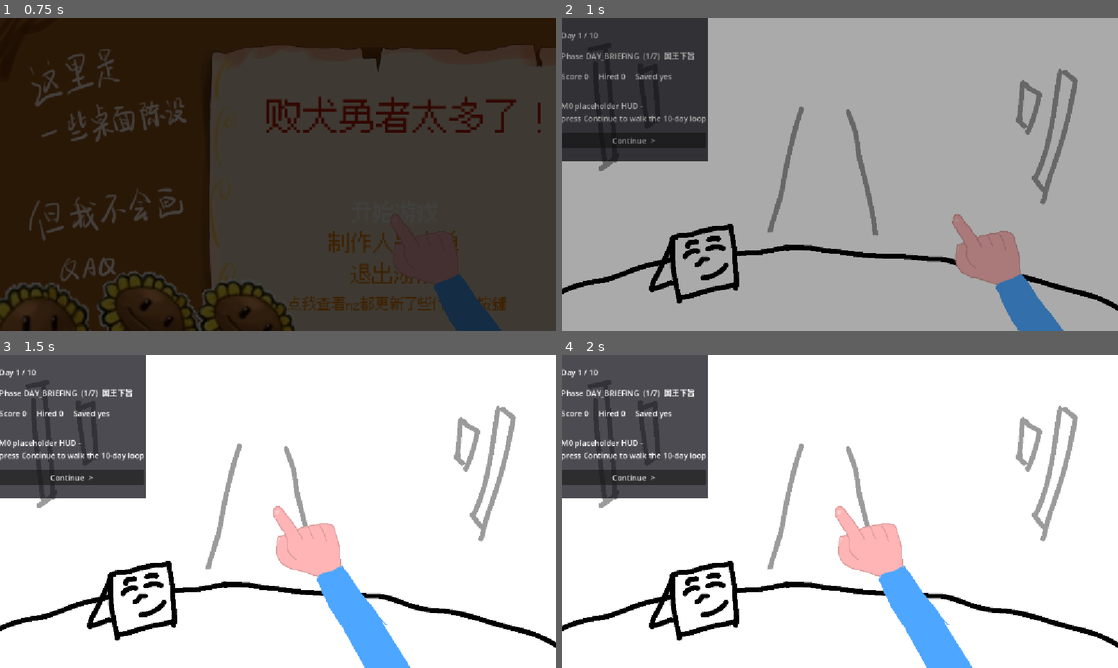
Above: before the commit, frames 1-4 (two rows, left to right).
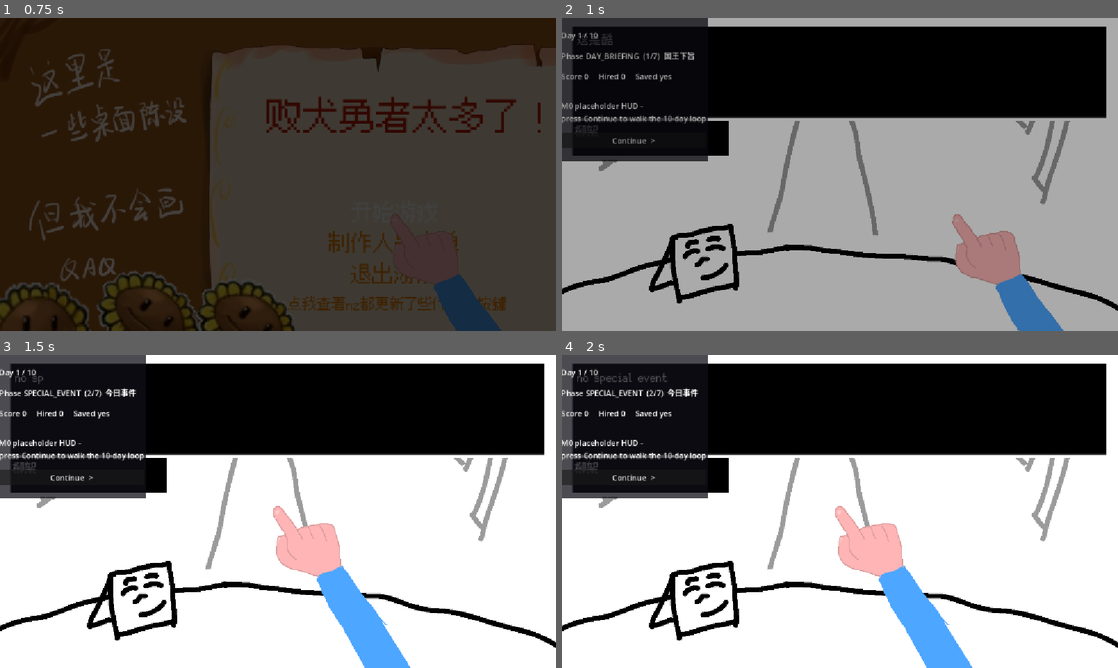
Above: after the commit, the same moments.

Repository: Dilute-l/projectYuusha
Game: Godot game, scene res://scenes/menu/main_menu.tscn
The game is run twice, just before and just after one commit, with the same random seed, the same clock (stepped at 60 frames per second) and the same inputs.
Inputs (mouse positions are in pixels of both pictures, inside the frame that each line leads up to):
- Up to frame 1 (0.75 s): click "开始游戏" at 0.5 s
- Up to frame 2 (1 s): no input
- Up to frame 3 (1.5 s): click (278, 511) at 1.25 s
- Up to frame 4 (2 s): no input

Frame 1 is identical in both runs. In frame 2, 29% of the frame differs, in the area x 2-98%, y 2-44%; in frame 3, 31%, in the area x 1-98%, y 2-46%; in frame 4, 31%.

Commit message:
每日阶段12现在与对话框相连接并且会在剧情结束后自动跳转到下一阶段

Diff:
--- a/autoload/event_bus.gd
+++ b/autoload/event_bus.gd
@@ -19,6 +19,9 @@
 
 ## 每日流程阶段切换，取值对应 DayPhase.Phase
 signal day_phase_changed(phase: int)
+
+## 每日流程**进入**某个阶段。
+signal day_phase_entered(phase: int)
 
 ## 打开某位候选人的简历
 signal candidate_opened(candidate_id: StringName)
--- a/data/dialogue.json
+++ b/data/dialogue.json
@@ -45,5 +45,17 @@
 	{ "speaker_name": "腻子", "text": "那几个向日葵撇到了左下角。 坐下吧你们" },
 	{ "speaker_name": "腻子", "text": "然后还找了个字体， 其实本来想用以撒那个字体， 但是没找到资源" },
 	{ "speaker_name": "腻子", "sound": "su", "text": "好累喵（鼠掉）" }
-  ]
+  ],
+"day1_briefing":[
+	{ "speaker_name": "柳絮", "text": "这是酷炫占位符" }
+  ],
+"day-1_briefing":[
+	{ "speaker_name": "柳絮", "text": "这是酷炫占位符\nif you see this means something goes wrong" }
+  ],
+"day1_spevent":[
+	{ "speaker_name": "柳絮", "text": "no special event yet" }
+  ],
+"day-1_spevent":[
+	{ "speaker_name": "柳絮", "text": "no special event yet\nif you see this means something goes wrong" }
+  ],
 }
--- a/scenes/common/dialoguer.gd
+++ b/scenes/common/dialoguer.gd
@@ -1,3 +1,4 @@
+class_name Dialoguer
 extends Control
 
 ## Dialoguer —— 对话框容器，负责把场景内部的零件接起来，并处理「点击推进」。
@@ -23,18 +24,17 @@
 signal dialogue_ended
 
 ## 正文 Label（挂 typer.gd）
-@onready var typer: Label = get_node_or_null("Dialogue") as Label
+@onready var typer: Typer = get_node_or_null("Dialogue") as Typer
 
 ## 说话人 Label
 @onready var name_label: Label = get_node_or_null("Name") as Label
 
 
 func _ready() -> void:
+	# typer 的类型是 Typer —— 节点没挂 typer.gd 时这个 as 转换就会失败变成 null，
+	# 所以「脚本挂错了」运行期也能被这一句拦下（编译期则由类型本身保证）。
 	if typer == null:
-		push_error("[Dialoguer] 找不到 Dialogue 节点（正文 Label）")
-		return
-	if typer.get_script() == null or not typer.has_method("set_speaker_label"):
-		push_error("[Dialoguer] Dialogue 节点没有挂 typer.gd，逐字显示不可用")
+		push_error("[Dialoguer] 找不到 Dialogue 节点，或它没有挂 typer.gd（正文 Label）")
 		return
 	# 把说话人 Label 交给 typer：每行开始时它会按 speaker_name 自动刷新
 	typer.set_speaker_label(name_label)
--- a/scenes/common/typer.gd
+++ b/scenes/common/typer.gd
@@ -1,3 +1,4 @@
+class_name Typer
 extends Label
 
 ## Typer —— 打字机：按 id 从 JSON 读取对话，以**固定间隔逐字**显示在 Label 上。
--- /dev/null
+++ b/scenes/day/battle_report.gd
@@ -0,0 +1,11 @@
+extends Control
+
+var _phase: int = DayPhase.Phase.DAY_BRIEFING
+
+signal phase_finished()
+
+func set_phase(new_phase: int) -> void:
+	_phase = new_phase
+
+func _ready() -> void:
+	EventBus.day_phase_entered.connect(set_phase)
--- a/scenes/day/battle_report.tscn
+++ b/scenes/day/battle_report.tscn
@@ -1,6 +1,7 @@
 [gd_scene format=3 uid="uid://dknvg2u31014o"]
 
 [ext_resource type="Texture2D" uid="uid://bxwueyowabxw1" path="res://assets/art/battle_report/driver_phd.png" id="1_m5q85"]
+[ext_resource type="Script" uid="uid://d1flxfdqte65y" path="res://scenes/day/battle_report.gd" id="1_x4kxj"]
 [ext_resource type="Texture2D" uid="uid://byc2u8r2w06dk" path="res://assets/art/battle_report/car_bkg_phd.png" id="2_exidj"]
 [ext_resource type="PackedScene" uid="uid://dea2r2q3154fk" path="res://scenes/common/haohan.tscn" id="3_x4kxj"]
 [ext_resource type="PackedScene" uid="uid://ctmyyt3n6ch2r" path="res://scenes/common/dialoguer.tscn" id="4_exidj"]
@@ -8,6 +9,7 @@
 [node name="BattleReport" type="Control" unique_id=81862534]
 layout_mode = 3
 anchors_preset = 0
+script = ExtResource("1_x4kxj")
 
 [node name="DriverPhd" type="Sprite2D" parent="." unique_id=1249870580]
 texture = ExtResource("1_m5q85")
--- a/scenes/day/day_loop.gd
+++ b/scenes/day/day_loop.gd
@@ -124,11 +124,13 @@
 	if scene_key == _phase_scene_key:
 		if _phase_instance != null and _phase_instance.has_method("set_phase"):
 			_phase_instance.call("set_phase", phase)
+		EventBus.day_phase_entered.emit(phase)
 		return
 
 	_clear_phase_instance()
 	_phase_scene_key = scene_key
 	if scene_key == &"":
+		EventBus.day_phase_entered.emit(phase)
 		return
 
 	var scene_path := SceneRouter.scene_path_for(scene_key)
@@ -138,6 +140,7 @@
 	var packed: PackedScene = load(scene_path)
 	_phase_instance = packed.instantiate()
 	_phase_container.add_child(_phase_instance)
+	EventBus.day_phase_entered.emit(phase)
 
 	# 阶段场景自己决定何时结束：它发 phase_finished，这里接上推进。
 	# 用字符串形式连接，避免把 _phase_instance 收窄成某个具体脚本类型。
--- a/scenes/day/interview/interview.gd
+++ b/scenes/day/interview/interview.gd
@@ -23,6 +23,7 @@
 @onready var _resume: Resume = get_node_or_null("Resume") as Resume
 @onready var _approved: TextureButton = get_node_or_null("Approved") as TextureButton
 @onready var _nah: TextureButton = get_node_or_null("Nah") as TextureButton
+@onready var _dialoguer: Dialoguer = get_node_or_null("Dialoguer") as Dialoguer
 
 ## 本阶段做完了。day_loop 挂载本场景时会把它接到 advance() 上。
 signal phase_finished()
@@ -32,6 +33,14 @@
 
 ## 当前是否真的有候选人可展示（没有名单时立绘不出场）
 var _has_interviewee: bool = false
+
+## 上一次真正「进入」的阶段。-1 = 本实例还没进入过任何阶段。
+##
+## 为什么需要它：set_phase() 在挂载那一次会被调用两遍 —— _ready() 里的自初始化一次、
+## day_loop 通过 EventBus.day_phase_entered 再一次；同一个实例切阶段时也会被通知两遍
+## （day_loop 的直接调用 + 信号）。所以**一次性的进入动作**（播对话、重置计数）
+## 必须挂在「阶段真的变了」上，否则对话会重播、计数会翻倍，而且一声不响。
+var _last_entered_phase: int = -1
 
 
 func _ready() -> void:
@@ -40,6 +49,10 @@
 	if GameState.current_candidates.is_empty():
 		GameState.load_day_candidates()
 
+	# 接上「进入阶段」通知。is_connected 守卫是防重复连接（同一个 信号+回调 连两次会报错）。
+	if not EventBus.day_phase_entered.is_connected(set_phase):
+		EventBus.day_phase_entered.connect(set_phase)
+
 	# 由 day_loop **首次实例化**本场景时走的是「新建实例」那条路，不会调 set_phase()，
 	# 所以这里自己按 GameState 里的当前阶段初始化一次。
 	# （单独 F6 运行本场景时，这一行同样让它直接落到正确的阶段。）
@@ -52,15 +65,34 @@
 # ---------------------------------------------------------------------------
 
 
-## 由 day_loop 在共用本场景的几个阶段之间切换时调用
+## 进入某个阶段时被调用（day_loop 的直接调用与 EventBus.day_phase_entered 都会到这儿）。
+##
+## 分两段：**一次性动作**只在新阶段进入时做一遍；**显示刷新**每次都做（幂等）。
 func set_phase(phase: int) -> void:
+	var entered := phase != _last_entered_phase
+	_last_entered_phase = phase
 	_phase = phase
-	# 进入追问环节 = 新一轮判定，计数归零。
-	# 注意：等实现 §4 的「Screening ⇄ Interview 来回切换」后，这里会把已判定的进度丢掉；
-	# 届时把复位挪到「进入整轮招人」（SCREENING），或者干脆改成「已判定集合」。
-	if phase == DayPhase.Phase.INTERVIEW:
-		finished_interviewee = 0
-		_refresh_interviewee()
+
+	if entered:
+		match phase:
+			DayPhase.Phase.DAY_BRIEFING:
+				# 对话 id 的命名约定见 data/dialogue.json：day1_briefing（**不补零**）
+				_play_phase_dialogue([
+					"day%d_briefing" % GameState.get_day(),
+					"day-1_briefing",
+				])
+			DayPhase.Phase.SPECIAL_EVENT:
+				_play_phase_dialogue([
+					"day%d_spevent" % GameState.get_day(),
+					"day-1_spevent",
+				])
+			DayPhase.Phase.INTERVIEW:
+				# 进入追问 = 新一轮判定，计数归零。
+				# 注意：等实现 §4 的「Screening ⇄ Interview 来回切换」后，这里会把已判定的进度丢掉；
+				# 届时把复位挪到「进入整轮招人」（SCREENING），或者改成「已判定集合」。
+				finished_interviewee = 0
+				_refresh_interviewee()
+
 	_apply_phase_visuals()
 
 
@@ -108,6 +140,60 @@
 
 
 # ---------------------------------------------------------------------------
+# 阶段对话
+# ---------------------------------------------------------------------------
+
+
+## 播一段阶段对话，**等玩家看完再推进**。
+##
+## 为什么推进挂在 dialogue_ended 上，而不是 play() 之后立刻 emit：
+##   1. play() 只是开始播，"立刻 emit"等于马上换阶段，对话根本看不到；
+##   2. 挂载那一刻 day_loop 还没把 phase_finished 连上（它在 add_child 之后才连），
+##      同步 emit 会被**静默丢掉** —— 这正是「第 1 天卡住不动」的成因。
+## 对话结束是一次独立的点击事件，早已跳出 advance() 的调用链，这两个问题都不存在。
+##
+## ids 按优先级排，第一个能加载的胜出。全都加载不到就跳过播放、直接推进 ——
+## 播放失败不该把整个流程锁死。
+func _play_phase_dialogue(ids: Array[String]) -> void:
+	if _dialoguer == null:
+		push_error("[Interview] 找不到 Dialoguer，跳过对话直接推进")
+		_defer_phase_finished()
+		return
+
+	var loaded := false
+	for id in ids:
+		if _dialoguer.typer.load_dialogue(id):
+			loaded = true
+			break
+	if not loaded:
+		# load_dialogue() 失败时自己已经 push_error 并列出现有 id 了，这里只补一句「所以跳过了」
+		push_warning("[Interview] 这几段对话都不存在，跳过播放直接推进：%s" % str(ids))
+		_defer_phase_finished()
+		return
+
+	if not _dialoguer.dialogue_ended.is_connected(_on_phase_dialogue_ended):
+		_dialoguer.dialogue_ended.connect(_on_phase_dialogue_ended)
+	_dialoguer.play()
+
+
+func _on_phase_dialogue_ended() -> void:
+	_defer_phase_finished()
+
+
+## 延后一帧再发 phase_finished。
+##
+## 挂载那一刻（add_child → _ready() → set_phase()）day_loop 还没来得及 connect，
+## 同步 emit 会静默丢掉；延后到帧末，连接就已经就绪了。
+## 对话正常结束那条路虽然不依赖它，但统一走这里可以少一条容易踩的时序坑。
+func _defer_phase_finished() -> void:
+	_emit_phase_finished.call_deferred()
+
+
+func _emit_phase_finished() -> void:
+	phase_finished.emit()
+
+
+# ---------------------------------------------------------------------------
 # 当前面试者（数据全部来自 data/candidates/*.tres）
 # ---------------------------------------------------------------------------
 
@@ -179,7 +265,7 @@
 	if finished_interviewee >= _candidate_total():
 		finished_interviewee = 0
 		_refresh_interviewee()
-		phase_finished.emit()
+		_defer_phase_finished()
 		return
 	# 换下一位：立绘与简历一起翻页
 	_refresh_interviewee()
@@ -191,10 +277,9 @@
 
 
 func _on_notice_board_pressed() -> void:
-	var dialoguer = get_node_or_null("Dialoguer")
-	if dialoguer == null:
+	if _dialoguer == null:
 		push_error("[Interview] 找不到 Dialoguer")
 		return
-	if not dialoguer.typer.load_dialogue("Boardery"):
-		return
-	dialoguer.play()
+	if not _dialoguer.typer.load_dialogue("Boardery"):
+		return
+	_dialoguer.play()
--- a/scenes/day/interview/interview.tscn
+++ b/scenes/day/interview/interview.tscn
@@ -47,10 +47,6 @@
 texture_normal = ExtResource("4_8dvi3")
 texture_click_mask = ExtResource("5_ytunt")
 
-[node name="Dialoguer" parent="." unique_id=408599518 instance=ExtResource("7_8dvi3")]
-visible = false
-layout_mode = 0
-
 [node name="Approved" type="TextureButton" parent="." unique_id=1053593264]
 layout_mode = 0
 offset_right = 40.0
@@ -69,6 +65,10 @@
 [node name="Haohan" parent="." unique_id=1395832866 instance=ExtResource("9_asawf")]
 layout_mode = 0
 
+[node name="Dialoguer" parent="." unique_id=408599518 instance=ExtResource("7_8dvi3")]
+visible = false
+layout_mode = 0
+
 [connection signal="pressed" from="NoticeBoard" to="." method="_on_notice_board_pressed"]
 [connection signal="pressed" from="Approved" to="." method="_on_approved_pressed"]
 [connection signal="pressed" from="Nah" to="." method="_on_nah_pressed"]
--- /dev/null
+++ b/scenes/day/team_builder/team_builder.gd
@@ -0,0 +1,11 @@
+extends Control
+
+var _phase: int = DayPhase.Phase.DAY_BRIEFING
+
+signal phase_finished()
+
+func set_phase(new_phase: int) -> void:
+	_phase = new_phase
+
+func _ready() -> void:
+	EventBus.day_phase_entered.connect(set_phase)
--- a/scenes/day/team_builder/team_builder.tscn
+++ b/scenes/day/team_builder/team_builder.tscn
@@ -1,5 +1,6 @@
 [gd_scene format=3 uid="uid://c3jgjfib6nxve"]
 
+[ext_resource type="Script" uid="uid://bge3j811urjem" path="res://scenes/day/team_builder/team_builder.gd" id="1_0x3h0"]
 [ext_resource type="Texture2D" uid="uid://bugfrjmjd4qa0" path="res://assets/art/interview/itv_bkg_phd.png" id="1_i8vpa"]
 [ext_resource type="Texture2D" uid="uid://vvalhoxhfslq" path="res://assets/art/interview/table_phd.png" id="2_cvggo"]
 [ext_resource type="PackedScene" uid="uid://dea2r2q3154fk" path="res://scenes/common/haohan.tscn" id="3_0x3h0"]
@@ -8,6 +9,7 @@
 [node name="TeamBuilder" type="Control" unique_id=461966639]
 layout_mode = 3
 anchors_preset = 0
+script = ExtResource("1_0x3h0")
 
 [node name="ItvBkgPhd" type="Sprite2D" parent="." unique_id=1008765384]
 texture = ExtResource("1_i8vpa")
Not shown, added: scenes/day/battle_report.gd.uid
Not shown, added: scenes/day/team_builder/team_builder.gd.uid
